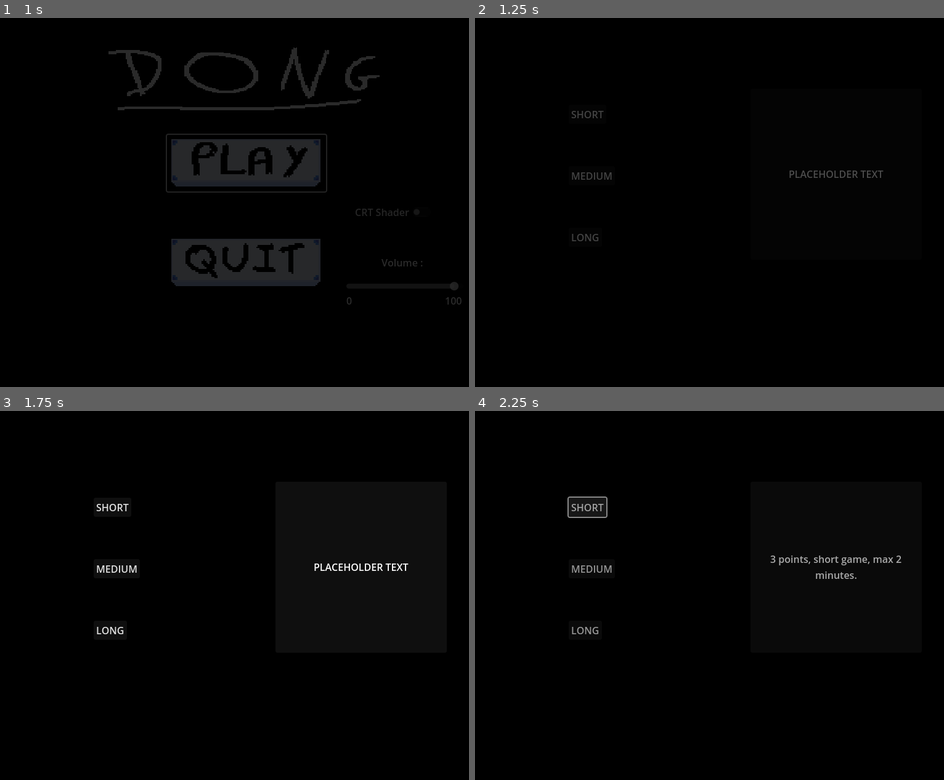
Above: before the commit, frames 1-4 (two rows, left to right).
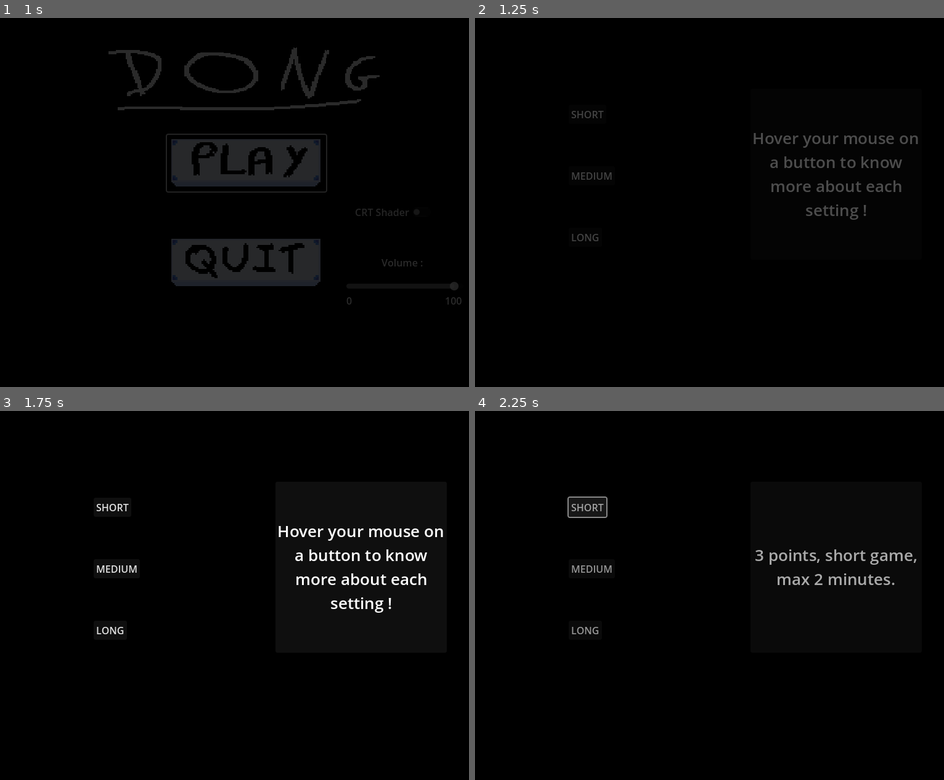
Above: after the commit, the same moments.

Repository: Etwhal/Dong
Game: Godot game, scene res://scenes/menu.tscn
Same seed, same stepped clock (60 frames per second), same inputs: the game is played once before the commit and once after it.
Inputs (mouse positions are in pixels of both pictures, inside the frame that each line leads up to):
- Up to frame 1 (1 s): click (248, 161) at 0.5 s
- Up to frame 2 (1.25 s): no input
- Up to frame 3 (1.75 s): move the mouse to (356, 577) at 1.27 s; hold Up (ui_up) from 1.28 s (still down)
- Up to frame 4 (2.25 s): release Up (ui_up) at 2 s; click "SHORT" at 2 s

Frame 1 is identical in both runs. In frame 2, 1.3% of the frame differs, in the area x 59-95%, y 31-55%; in frame 3, 1.5%; in frame 4, 0.9%.

Commit message:
Change font size for diff option

Diff:
--- a/scenes/DiffMenu.tscn
+++ b/scenes/DiffMenu.tscn
@@ -1,7 +1,10 @@
-[gd_scene load_steps=3 format=3 uid="uid://w62thg1xhqgl"]
+[gd_scene load_steps=4 format=3 uid="uid://w62thg1xhqgl"]
 
 [ext_resource type="Material" uid="uid://4eyt5qoypdi1" path="res://shaders/CRT.tres" id="1_gxigm"]
 [ext_resource type="Script" path="res://scripts/DiffMenu.gd" id="1_ju5uv"]
+
+[sub_resource type="LabelSettings" id="LabelSettings_ip7dd"]
+font_size = 26
 
 [node name="Control" type="Control" node_paths=PackedStringArray("Label_info", "shaderCRT")]
 layout_mode = 3
@@ -57,12 +60,14 @@
 anchor_bottom = 1.0
 grow_horizontal = 2
 grow_vertical = 2
-text = "PLACEHOLDER TEXT"
+text = "Hover your mouse on a button to know more about each setting !"
+label_settings = SubResource("LabelSettings_ip7dd")
 horizontal_alignment = 1
 vertical_alignment = 1
 autowrap_mode = 2
 
 [node name="Shader" type="ColorRect" parent="."]
+visible = false
 material = ExtResource("1_gxigm")
 layout_mode = 0
 offset_right = 800.0
